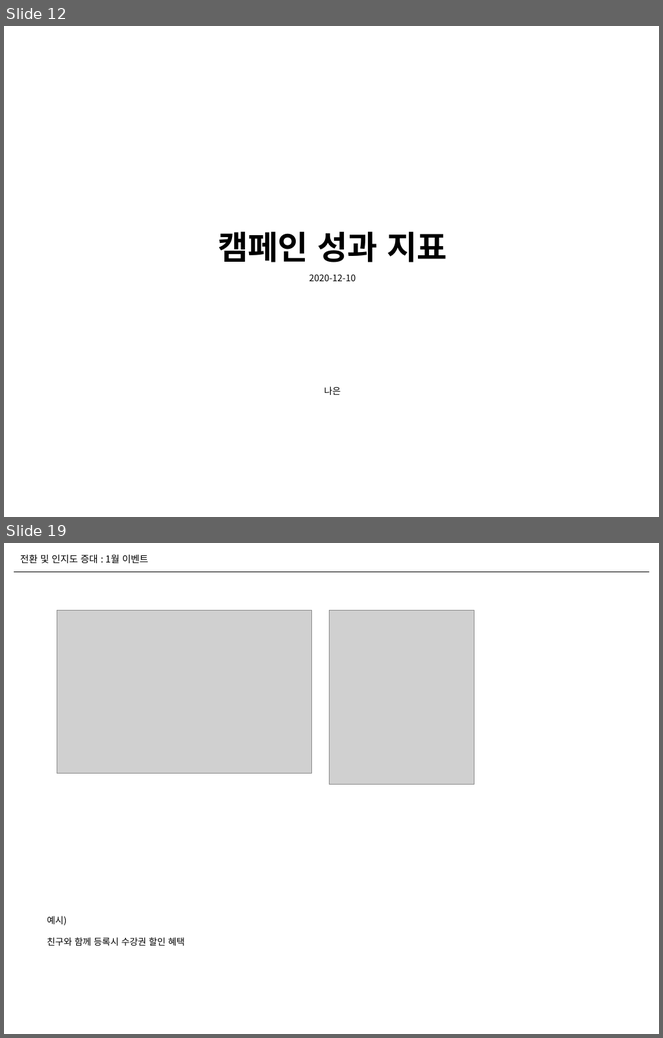
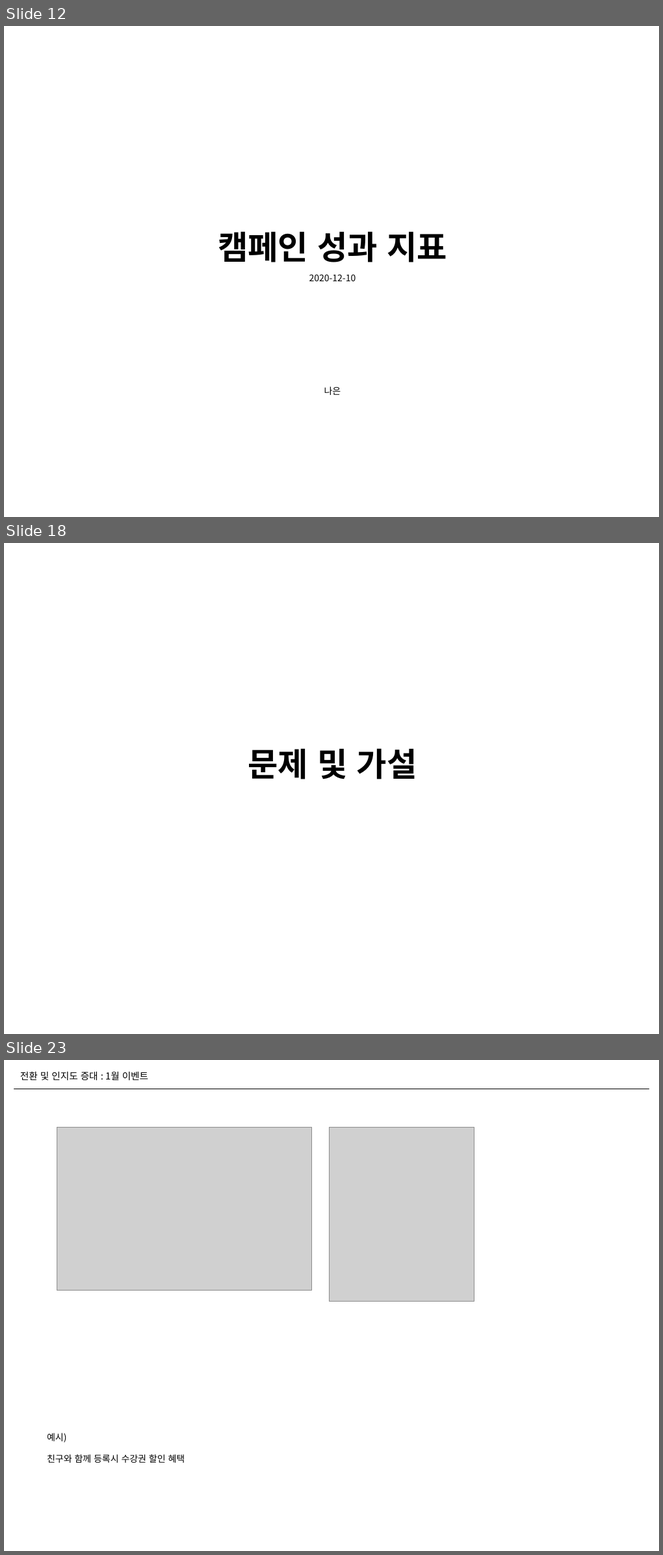
Before and after one commit to naxvinci/marketing, a slide deck: marketing_insights_GA.pptx. Shown one above the other, each under a label of ours: slides 12 and 19 before the commit, slides 12, 18 and 23 after it; the slides between them are not shown. The pictures are 663x1038 and 663x1555 pixels, drawn with LibreOffice and Linux fonts; fonts in the diff are those of the drawing; grey boxes stand for pictures. Boxes give left, top, right and bottom in pixels: in the first picture for what was removed or moved away, otherwise in the second. Text is boxed around its words. In the diff, an @@ line names an element or a change of style, - is before the commit and + after.

```diff
--- a/marketing_insights_GA.pptx
+++ b/marketing_insights_GA.pptx
@@ slide 18 added at <box>4,543,659,1034</box>, background #FFFFFF @@
@@ text added at <box>248,748,417,780</box>, 36 pt, text #000000, bold @@
+문제 및 가설
@@ what was slide 19 is now slide 23 @@
```
Also in this commit, not shown: 9 slides changed, 3 other slides added, 1 slide removed.
